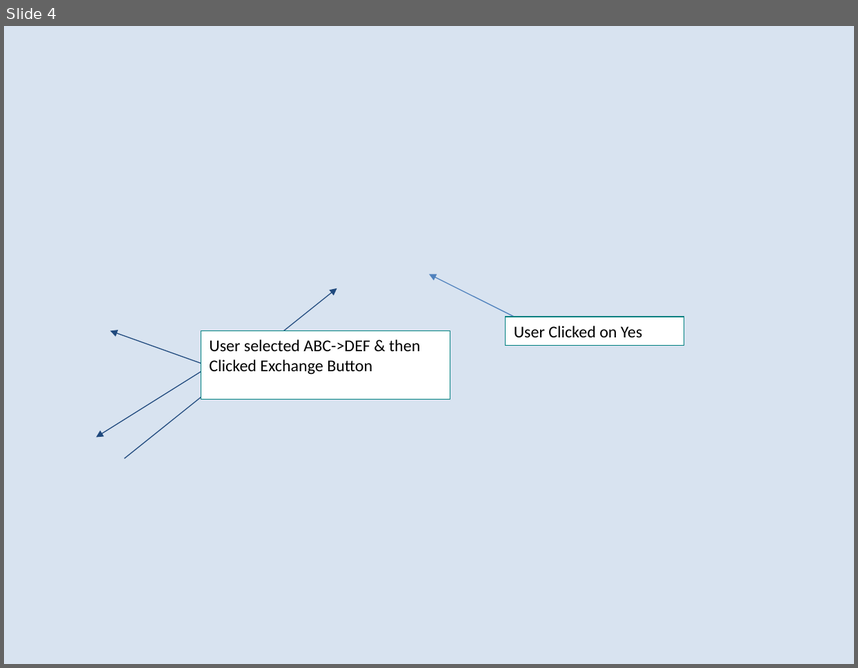
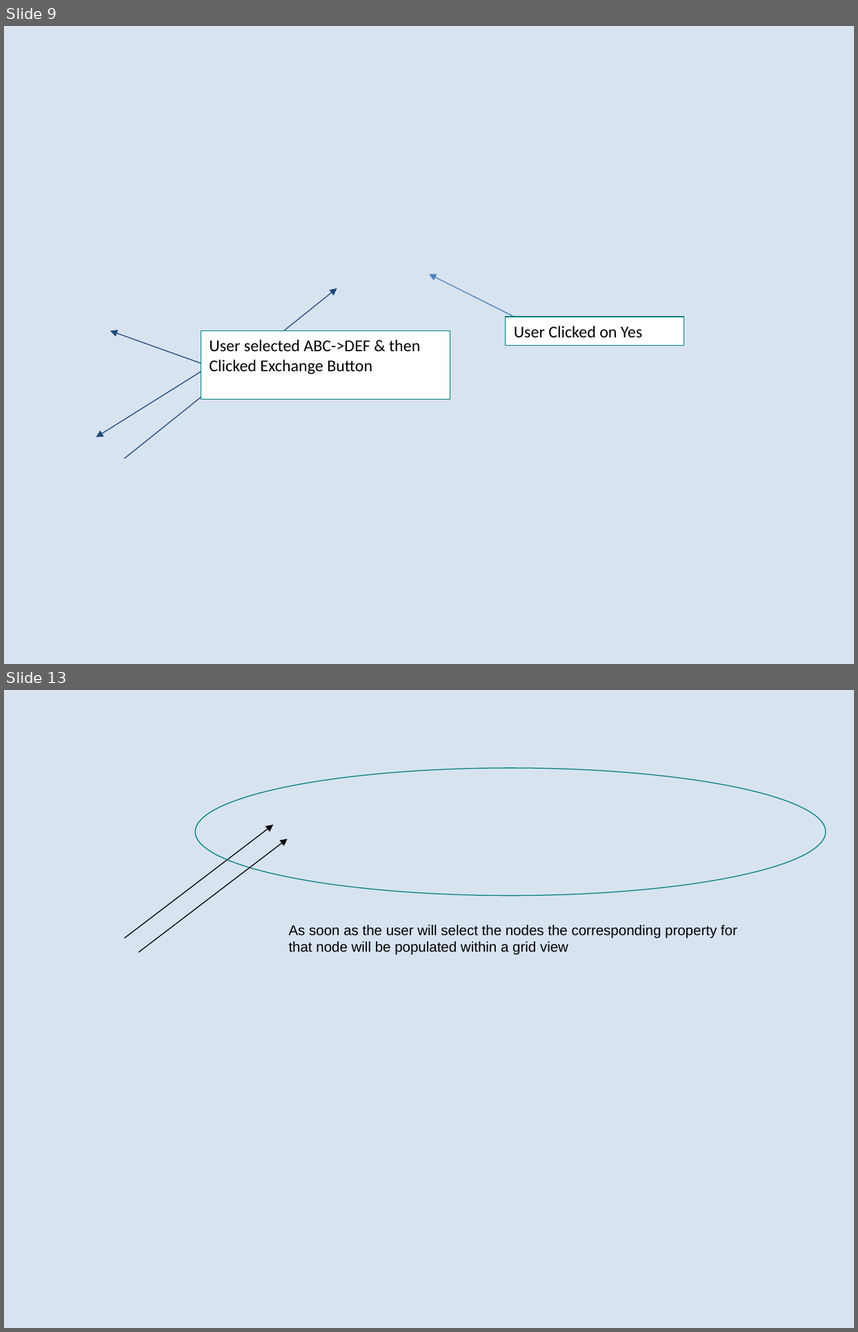
Before and after one commit to heyena/iring-tools, a slide deck: trunk/iRINGTools.ESB/documents/Sprint 2 User Stories.1.0.ppt. Shown one above the other, each under a label of ours: slide 4 before the commit, slides 9 and 13 after it; the slides between them are not shown. The pictures are 858x668 and 858x1332 pixels, drawn with LibreOffice and Linux fonts; fonts in the diff are those of the drawing; background and template pictures are left out. Boxes give left, top, right and bottom in pixels: in the first picture for what was removed or moved away, otherwise in the second. Text is boxed around its words. In the diff, an @@ line names an element or a change of style, - is before the commit and + after.

```diff
--- a/trunk/iRINGTools.ESB/documents/Sprint 2 User Stories.1.0.ppt
+++ b/trunk/iRINGTools.ESB/documents/Sprint 2 User Stories.1.0.ppt
@@ slide 13 added at bbox=[4, 690, 854, 1328], background picture (left out) @@
@@ ellipse added at bbox=[195, 768, 826, 896], outline #008080 0.74 pt @@
@@ arrow added from (125, 938) to (274, 825), #000000 0.74 pt @@
@@ arrow added from (139, 952) to (287, 839), #000000 0.74 pt @@
@@ text added at bbox=[289, 925, 737, 955], 12 pt, text #000000 @@
+As soon as the user will select the nodes the corresponding property for that node will be populated within a grid view
@@ what was slide 4 is now slide 9 @@
```
Also in this commit, not shown: 2 slides changed, 8 other slides added, 3 slides removed.
